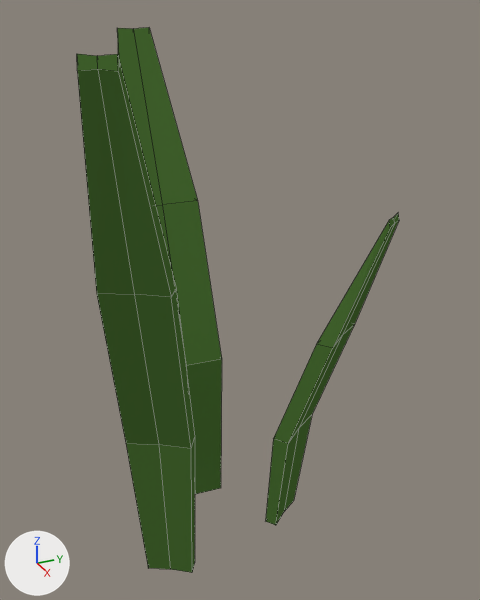
Two versions of the Blender file Assets/Blends/Vegetation.blend, one commit apart.
Rendered twice from a 50 mm lens placed at (1.832, -0.728, 1.676), pointed at (0.153, 0.027, 0.836). The lights are fixed; the arrows at lower left show +X, +Y and +Z. Mesh edges are drawn as thin lines.

The older version as bpy lines, for what is in view:
```python
me_cube_002 = bpy.data.meshes.new('Cube.002')
me_cube_002.from_pydata(...)  # 72 vertices, 63 faces; spans x -12.0..31.8, y -9.0..2.6, z -0.5..1.6
me_cube_002.materials.append(mat_grass)  # dark green #4d7435
ob_cube_001 = bpy.data.objects.new('Cube.001', me_cube_002)
ob_cube_001.location = (0.271, 0.163, 0.412)
ob_cube_001.rotation_euler = (0.0, 0.0, 0.634)  # degrees (0, 0, 36)
ob_cube_001.scale = (-0.022, 0.0772, 0.735)
```
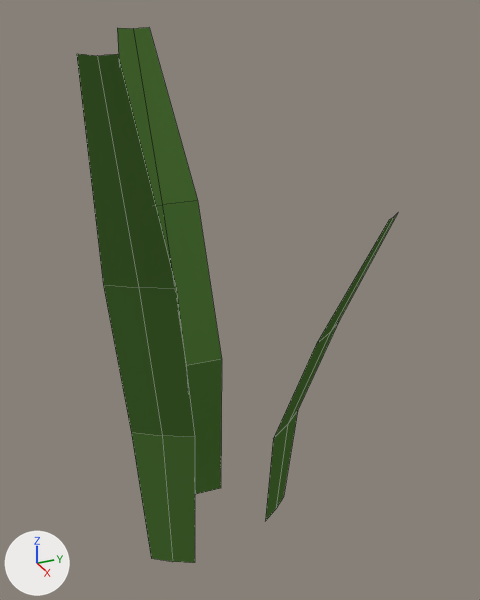
Edits to the scene script, one JSON object a line:
```json
{"block": "me_cube_002", "where": "# used by ob_cube_001; location = (0.271, 0.163, 0.412); rotation_euler = (0.0, 0.0, 0.634), in degrees (0, 0, 36); scale = (-0.022, 0.0772, 0.735)"}
{"op": "remove", "block": "me_cube_002", "code": "me_cube_002.from_pydata(...)  # 72 vertices, 63 faces; spans x -12.0..31.8, y -9.0..2.6, z -0.5..1.6"}
{"op": "add", "block": "me_cube_002", "code": "me_cube_002.from_pydata(...)  # 36 vertices, 18 faces; spans x -11.8..31.6, y -8.9..2.5, z -0.5..1.6"}
{"block": "me_cube_002", "change": "me_cube_002 part 1"}
{"block": "me_cube_002", "change": "36 vertices are removed from x -12.0..31.8, y -9.0..2.6, z -0.5..1.6"}
{"block": "me_cube_002", "change": "45 faces are deleted"}
```

Boxes [x1, y1, x2, y2] around the edits, measured in the pictures (480 x 600 px):
```json
{"object": "Cube.001", "change": "reshaped", "before": [77, 27, 399, 573], "after": [77, 27, 398, 563]}
{"part": 1, "of": "me_cube_002", "change": "deleted", "before": [77, 32, 399, 573], "on screen": "green"}
```
